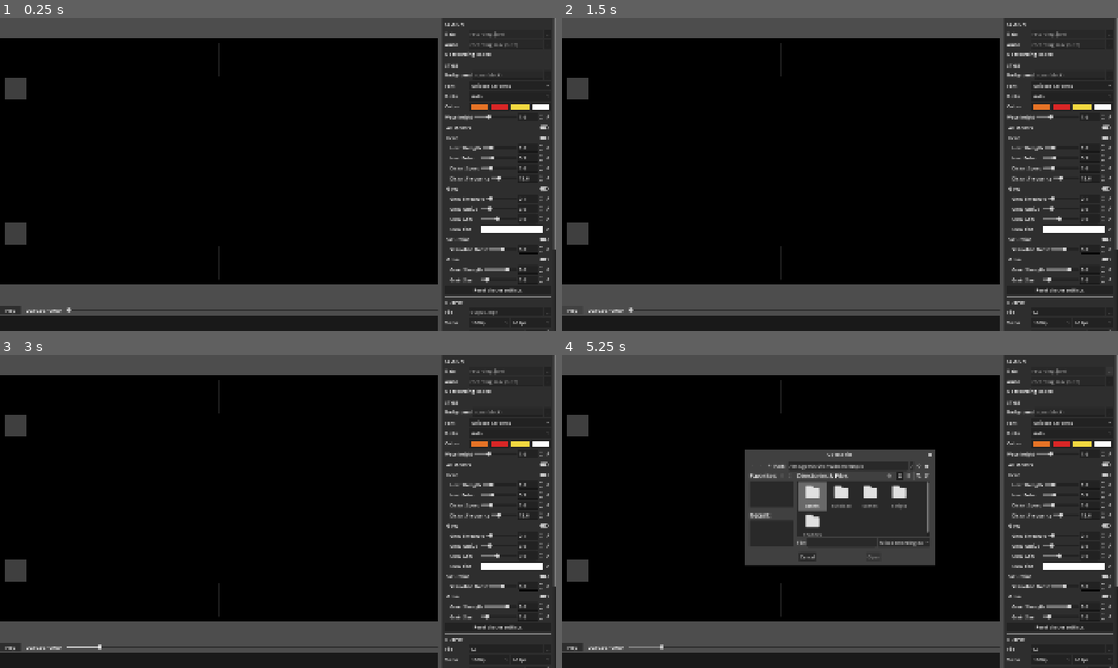
Above: before the commit, frames 1-4 (two rows, left to right).
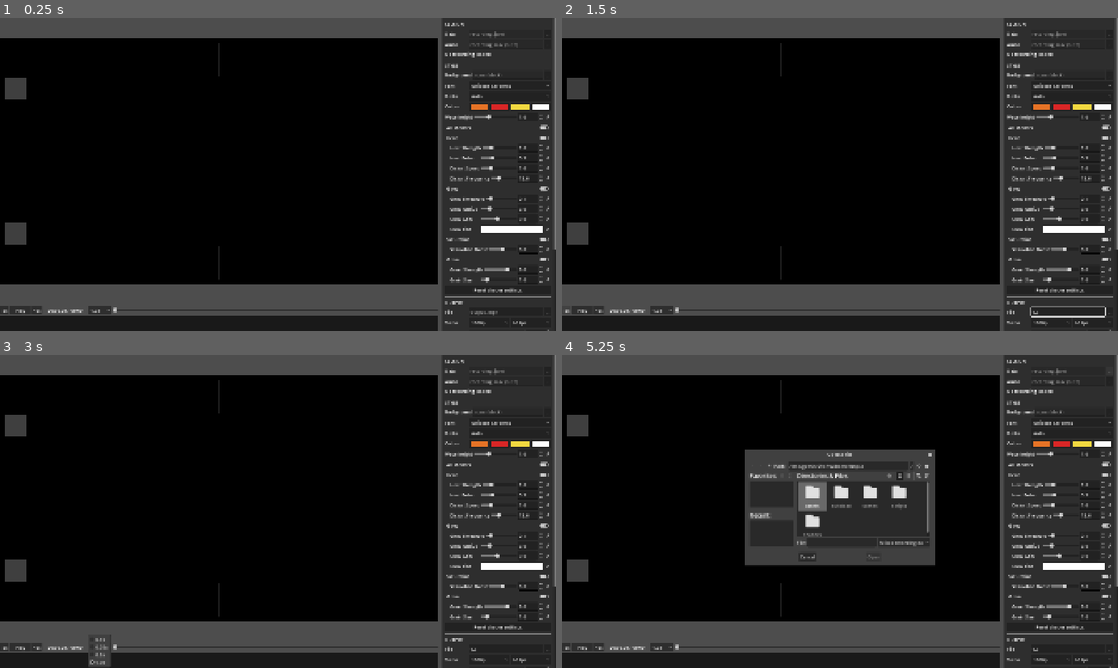
Above: after the commit, the same moments.

Repository: adufou/mix-visualizer
Game: Godot game, scene res://scenes/boot.tscn
Two runs of this game, one before a commit and one after it. Both use one fixed random seed, a clock stepped at 60 frames per second and the inputs below. The engine's default icon, where the game draws it, is replaced by a stand-in: a white triangle on a blue panel in a dark square.
Inputs (mouse positions are in pixels of both pictures, inside the frame that each line leads up to):
- Up to frame 1 (0.25 s): no input
- Up to frame 2 (1.5 s): click (1067, 312) at 0.52 s; type "12" at 0.6 s; click (567, 309) at 1.25 s, where only the run after the commit has a clickable "-5s"
- Up to frame 3 (3 s): click (38, 646) at 2 s, where only the run after the commit has a clickable "+5s"; click (100, 646) at 2.75 s, where only the run after the commit has a clickable "1.0x"
- Up to frame 4 (5.25 s): click "Play" at 3.5 s; click "Play" at 4.25 s; click "..." at 5 s

The runs differ from the first frame. In frame 1, 0.3% of the frame differs, in the area x 0-21%, y 92-95%; in frame 2, 0.4%, in the area x 0-98%, y 92-96%; in frame 3, 0.4%; in frame 4, 0.3%.

Commit message:
feat: limit preview to render range, add speed control and 5s skip buttons

Diff:
--- a/scenes/editor.tscn
+++ b/scenes/editor.tscn
@@ -44,11 +44,25 @@
 [node name="Transport" type="HBoxContainer" parent="Split/Main" unique_id=455638363]
 layout_mode = 2
 
+[node name="BackButton" type="Button" parent="Split/Main/Transport"]
+unique_name_in_owner = true
+layout_mode = 2
+tooltip_text = "Back 5 s (Left arrow)"
+focus_mode = 0
+text = "-5s"
+
 [node name="PlayButton" type="Button" parent="Split/Main/Transport" unique_id=1695402984]
 unique_name_in_owner = true
 custom_minimum_size = Vector2(72, 0)
 layout_mode = 2
 text = "Play"
+
+[node name="ForwardButton" type="Button" parent="Split/Main/Transport"]
+unique_name_in_owner = true
+layout_mode = 2
+tooltip_text = "Forward 5 s (Right arrow)"
+focus_mode = 0
+text = "+5s"
 
 [node name="TimeLabel" type="Label" parent="Split/Main/Transport" unique_id=1735083371]
 unique_name_in_owner = true
@@ -56,6 +70,11 @@
 layout_mode = 2
 text = "00:00.00 / 00:00"
 horizontal_alignment = 1
+
+[node name="SpeedOption" type="OptionButton" parent="Split/Main/Transport"]
+unique_name_in_owner = true
+layout_mode = 2
+tooltip_text = "Preview playback speed (pitch follows). Slow it down to check the audio delay. Preview only, the video is always 1x."
 
 [node name="Timeline" type="HSlider" parent="Split/Main/Transport" unique_id=1325742287]
 unique_name_in_owner = true
@@ -363,7 +382,7 @@
 unique_name_in_owner = true
 layout_mode = 2
 size_flags_horizontal = 3
-tooltip_text = "Shifts the audio against the visuals, in milliseconds. Positive = audio later, negative = audio earlier. Applies to the preview and the video."
+tooltip_text = "How late the recorded audio is against the data, in milliseconds. Positive = visuals shown later to match late audio, negative = visuals shown earlier. Applies to the preview and the video."
 min_value = -10000.0
 max_value = 10000.0
 allow_greater = true
--- a/scripts/editor.gd
+++ b/scripts/editor.gd
@@ -10,12 +10,15 @@
 const STATUS_POLL_SECONDS := 0.25
 ## Seconds jumped by the Left/Right arrow keys.
 const SKIP_SECONDS := 5.0
+## Preview playback speeds, for checking the audio delay in slow motion.
+const SPEED_CHOICES := [0.1, 0.25, 0.5, 1.0]
 
 @onready var preview_viewport: SubViewport = %PreviewViewport
 @onready var preview_rect: TextureRect = %PreviewRect
 @onready var play_button: Button = %PlayButton
 @onready var time_label: Label = %TimeLabel
 @onready var timeline: HSlider = %Timeline
+@onready var speed_option: OptionButton = %SpeedOption
 @onready var track_strip: Control = %TrackStrip
 @onready var data_path_edit: LineEdit = %DataPath
 @onready var audio_path_edit: LineEdit = %AudioPath
@@ -51,6 +54,7 @@
 var _time := 0.0
 var _duration := 0.0
 var _playing := false
+var _speed := 1.0
 
 var _load_thread: Thread
 var _loading_recording: MixRecording
@@ -101,8 +105,14 @@
 	%DataDialog.file_selected.connect(_on_data_file_selected)
 	%AudioDialog.file_selected.connect(func(path): _start_loading(_job["data_path"], path))
 	play_button.pressed.connect(_toggle_play)
+	%BackButton.pressed.connect(func(): _seek(_time - SKIP_SECONDS))
+	%ForwardButton.pressed.connect(func(): _seek(_time + SKIP_SECONDS))
 	timeline.value_changed.connect(_seek)
 	track_strip.seek_requested.connect(_seek)
+	for speed in SPEED_CHOICES:
+		speed_option.add_item("%sx" % speed)
+	speed_option.select(SPEED_CHOICES.find(1.0))
+	speed_option.item_selected.connect(func(index): _set_speed(SPEED_CHOICES[index]))
 
 
 ## Picking a .jsonl also picks its audio: the header names the WAV that sits
@@ -192,14 +202,15 @@
 	if _playing:
 		if _player.stream != null:
 			# Playback position only moves once per mix chunk; this smooths it.
-			var t := _player.get_playback_position() + AudioServer.get_time_since_last_mix() - AudioServer.get_output_latency()
+			# Mix time and latency are wall-clock, the stream runs _speed times faster.
+			var t := _player.get_playback_position() + (AudioServer.get_time_since_last_mix() - AudioServer.get_output_latency()) * _speed
 			_time = max(_time, t)
 			if not _player.playing:
 				_set_playing(false)
 		else:
-			_time += delta # silent preview only; renders never use delta for time
-		if _time >= _duration:
-			_time = _duration
+			_time += delta * _speed # silent preview only; renders never use delta for time
+		if _time >= _range_end():
+			_time = _range_end()
 			_set_playing(false)
 	MixData.seek(_time - _audio_offset_seconds())
 	timeline.set_value_no_signal(_time)
@@ -213,8 +224,9 @@
 func _set_playing(playing: bool) -> void:
 	if playing and not MixData.has_recording():
 		return
-	if playing and _time >= _duration:
-		_time = 0.0
+	# Playback stays inside the render range, so the preview plays what the video will.
+	if playing and (_time < _range_start() or _time >= _range_end()):
+		_time = _range_start()
 	_playing = playing
 	play_button.text = "Pause" if playing else "Play"
 	if _player.stream == null:
@@ -227,8 +239,26 @@
 
 func _seek(t: float) -> void:
 	_time = clamp(t, 0.0, _duration)
-	if _playing and _player.stream != null:
-		_player.play(_time)
+	if _playing:
+		_time = clamp(_time, _range_start(), _range_end())
+		if _player.stream != null:
+			_player.play(_time)
+
+
+## Preview only: the audio is pitched along (pitch_scale), the video stays 1x.
+func _set_speed(speed: float) -> void:
+	_speed = speed
+	_player.pitch_scale = speed
+
+
+func _range_start() -> float:
+	return clamp(float(_job["output"]["range_start"]), 0.0, _range_end())
+
+
+## Same end as the renderer: range_end, or the end of the audio when it's 0.
+func _range_end() -> float:
+	var end := float(_job["output"]["range_end"])
+	return min(end, _duration) if end > 0.0 else _duration
 
 
 func _unhandled_input(event: InputEvent) -> void:
